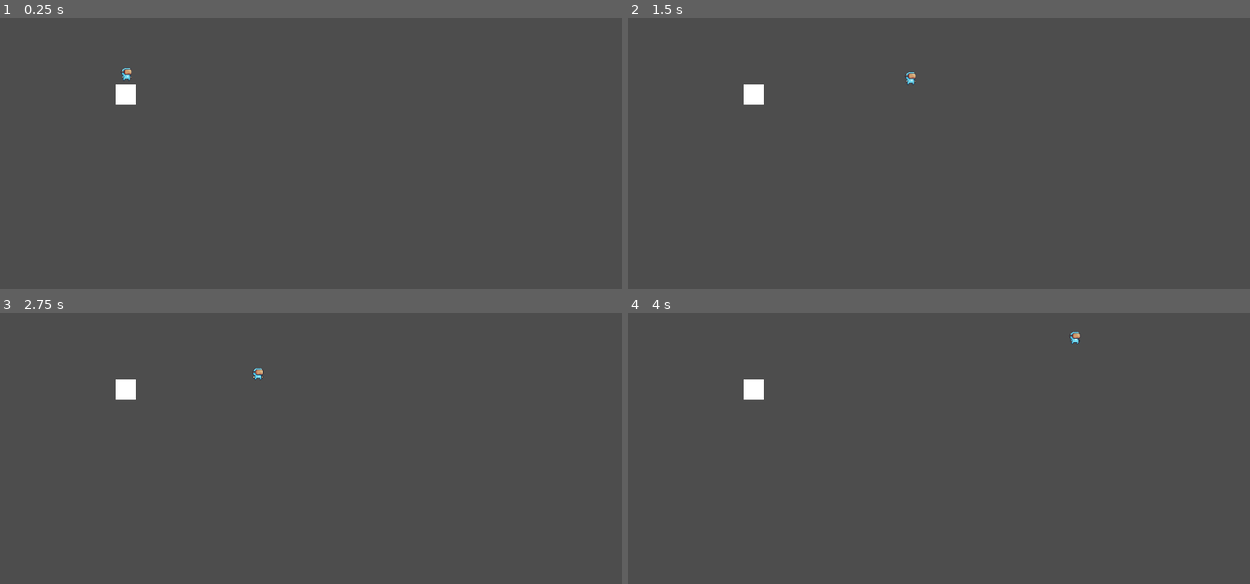
Above: before the commit, frames 1-4 (two rows, left to right).
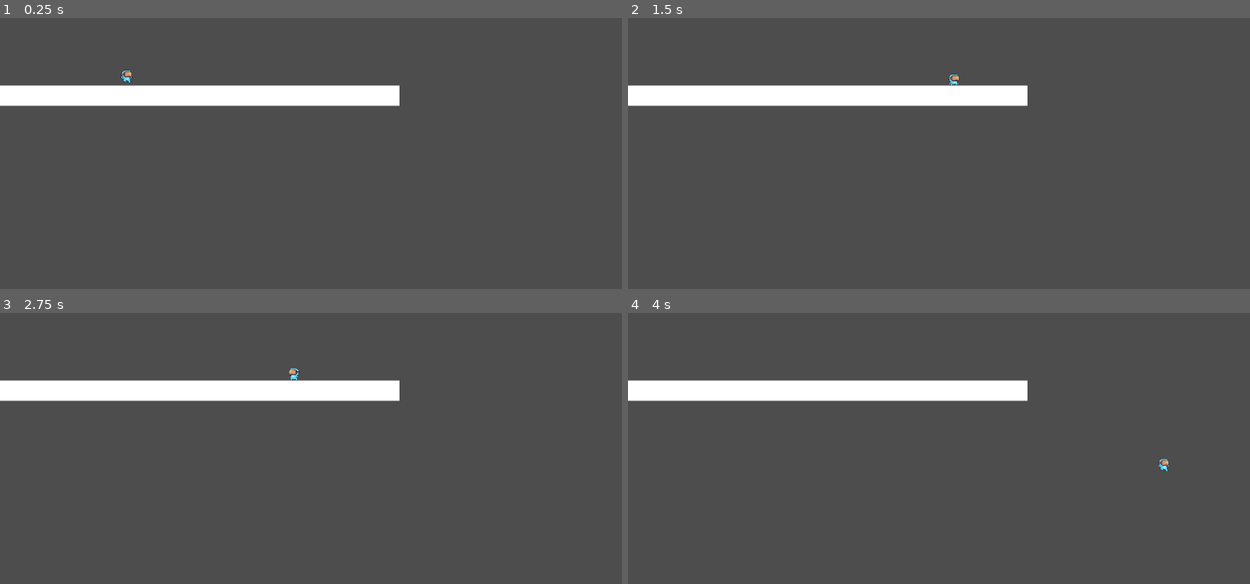
Above: after the commit, the same moments.

Repository: tmoss0/Project-Plant
Game: Godot game, scene res://scenes/levels/level_1.tscn
Two runs of this game, one before a commit and one after it. Both use one fixed random seed, a clock stepped at 60 frames per second and the inputs below.
Inputs:
- Up to frame 1 (0.25 s): no input
- Up to frame 2 (1.5 s): hold D (move_right) from 0.53 s (still down); tap Space (jump) at 0.6, 0.77, 1.07, 1.35 s
- Up to frame 3 (2.75 s): tap Space (jump) at 1.52, 1.82, 2.1 s; tap Enter at 2 s; release D (move_right) at 2.03 s; hold A (move_left) from 2.03 s (still down)
- Up to frame 4 (4 s): release A (move_left) at 2.78 s; hold D (move_right) from 2.78 s (still down); tap Space (jump) at 2.85, 3.02, 3.32, 3.5, 3.6, 3.77 s

The runs differ from the first frame. In frame 1, 4.8% of the frame differs, in the area x 0-65%, y 18-33%; in frame 2, 4.9%; in frame 3, 4.9%, in the area x 0-65%, y 20-33%; in frame 4, 4.9%.

Commit message:
Add character animations

Diff:
--- a/project.godot
+++ b/project.godot
@@ -47,3 +47,7 @@
 2d_physics/layer_1="Player"
 2d_physics/layer_2="World"
 2d_physics/layer_3="Enemies"
+
+[physics]
+
+2d/default_gravity=1000.0
--- a/scenes/characters/player.tscn
+++ b/scenes/characters/player.tscn
@@ -1,7 +1,9 @@
-[gd_scene load_steps=16 format=3 uid="uid://dopsbp4nqkliw"]
+[gd_scene load_steps=18 format=3 uid="uid://dopsbp4nqkliw"]
 
 [ext_resource type="Script" path="res://scripts/player.gd" id="1_usb8g"]
+[ext_resource type="Texture2D" uid="uid://cpx056uvktefx" path="res://assets/textures/character/Fall (32x32).png" id="2_jbnev"]
 [ext_resource type="Texture2D" uid="uid://dioj0oaoqqa5m" path="res://assets/textures/character/Idle (32x32).png" id="2_kvbms"]
+[ext_resource type="Texture2D" uid="uid://c1bgf58lkgxdl" path="res://assets/textures/character/Jump (32x32).png" id="4_8gk2l"]
 
 [sub_resource type="CapsuleShape2D" id="CapsuleShape2D_oxbb7"]
 
@@ -53,6 +55,14 @@
 animations = [{
 "frames": [{
 "duration": 1.0,
+"texture": ExtResource("2_jbnev")
+}],
+"loop": true,
+"name": &"fall",
+"speed": 20.0
+}, {
+"frames": [{
+"duration": 1.0,
 "texture": SubResource("AtlasTexture_r3p22")
 }, {
 "duration": 1.0,
@@ -86,7 +96,15 @@
 "texture": SubResource("AtlasTexture_ogy3j")
 }],
 "loop": true,
-"name": &"default",
+"name": &"idle",
+"speed": 20.0
+}, {
+"frames": [{
+"duration": 1.0,
+"texture": ExtResource("4_8gk2l")
+}],
+"loop": true,
+"name": &"jump",
 "speed": 20.0
 }]
 
@@ -94,16 +112,14 @@
 position = Vector2(-1, 0)
 collision_mask = 2
 script = ExtResource("1_usb8g")
-SPEED = 325.0
-JUMP_VELOCITY = -425.0
-FRICTION = 700.0
+SPEED = 415.0
 
 [node name="CollisionShape2D" type="CollisionShape2D" parent="."]
 shape = SubResource("CapsuleShape2D_oxbb7")
 
 [node name="AnimatedSprite2D" type="AnimatedSprite2D" parent="."]
 sprite_frames = SubResource("SpriteFrames_2vuod")
-autoplay = "default"
-frame_progress = 0.872951
+animation = &"jump"
+autoplay = "idle"
 
 [node name="CoyoteTimer" type="Timer" parent="."]
--- a/scenes/levels/level_1.tscn
+++ b/scenes/levels/level_1.tscn
@@ -4,7 +4,8 @@
 
 [sub_resource type="CanvasTexture" id="CanvasTexture_um5t2"]
 
-[sub_resource type="WorldBoundaryShape2D" id="WorldBoundaryShape2D_cq8in"]
+[sub_resource type="RectangleShape2D" id="RectangleShape2D_ta0o2"]
+size = Vector2(990, 39)
 
 [node name="Level1" type="Node2D"]
 
@@ -16,10 +17,14 @@
 collision_layer = 2
 
 [node name="TextureRect" type="TextureRect" parent="Floor"]
-offset_right = 40.0
-offset_bottom = 40.0
+offset_left = -429.0
+offset_top = 2.0
+offset_right = -389.0
+offset_bottom = 42.0
+scale = Vector2(24.76, 1)
 texture = SubResource("CanvasTexture_um5t2")
 metadata/_edit_use_anchors_ = true
 
 [node name="CollisionShape2D" type="CollisionShape2D" parent="Floor"]
-shape = SubResource("WorldBoundaryShape2D_cq8in")
+position = Vector2(67, 21.5)
+shape = SubResource("RectangleShape2D_ta0o2")
--- a/scripts/player.gd
+++ b/scripts/player.gd
@@ -1,30 +1,64 @@
 extends CharacterBody2D
 
-
-@export var SPEED = 300.0
-@export var JUMP_VELOCITY = -400.0
-@export var ACCELERATION = 1500.0
-@export var FRICTION = 1000.0
+@export var SPEED: float = 300.0
+@export var JUMP_VELOCITY: float = -400.0
 
 var gravity = ProjectSettings.get_setting("physics/2d/default_gravity")
 @onready var sprite = $AnimatedSprite2D
 @onready var coyote_timer = $CoyoteTimer
 
+func _ready() -> void:
+	# Ensure animations are set up
+	if sprite and !sprite.is_playing():
+		sprite.play("idle")
+
 func _physics_process(delta: float) -> void:
-	# Add the gravity.
+	# Add the gravity
 	if not is_on_floor():
-		velocity += get_gravity() * delta
+		velocity.y += gravity * delta
 
-	# Handle jump.
-	if Input.is_action_just_pressed("jump") and is_on_floor():
+	# Handle jump
+	if Input.is_action_just_pressed("jump") and (is_on_floor() or !coyote_timer.is_stopped()):
 		velocity.y = JUMP_VELOCITY
+		sprite.play("jump")
+		coyote_timer.stop()
 
-	# Get the input direction and handle the movement/deceleration.
-	# As good practice, you should replace UI actions with custom gameplay actions.
+	# Get the input direction and handle the movement
 	var direction := Input.get_axis("move_left", "move_right")
+
 	if direction:
 		velocity.x = direction * SPEED
+		sprite.flip_h = direction < 0
 	else:
-		velocity.x = move_toward(velocity.x, 0, SPEED)
+		velocity.x = 0  # Immediately stop when no input
 
 	move_and_slide()
+
+	# Update animations based on state
+	update_animations(direction)
+
+	# Start coyote timer when leaving the ground
+	if !is_on_floor() and was_on_floor():
+		coyote_timer.start()
+
+func update_animations(direction: float) -> void:
+	if !is_on_floor():
+		# If moving upward, play jump animation
+		if velocity.y < 0:
+			if sprite.animation != "jump":
+				sprite.play("jump")
+		# If moving downward, play fall animation
+		elif velocity.y > 0:
+			if sprite.animation != "fall":
+				sprite.play("fall")
+	else:
+		# On ground animations
+		if direction != 0:  # If there's any horizontal input
+			if sprite.animation != "idle":
+				sprite.play("idle")
+		else:
+			if sprite.animation != "idle":
+				sprite.play("idle")
+
+func was_on_floor() -> bool:
+	return get_last_slide_collision() != null and get_last_slide_collision().get_normal().y < -0.5
